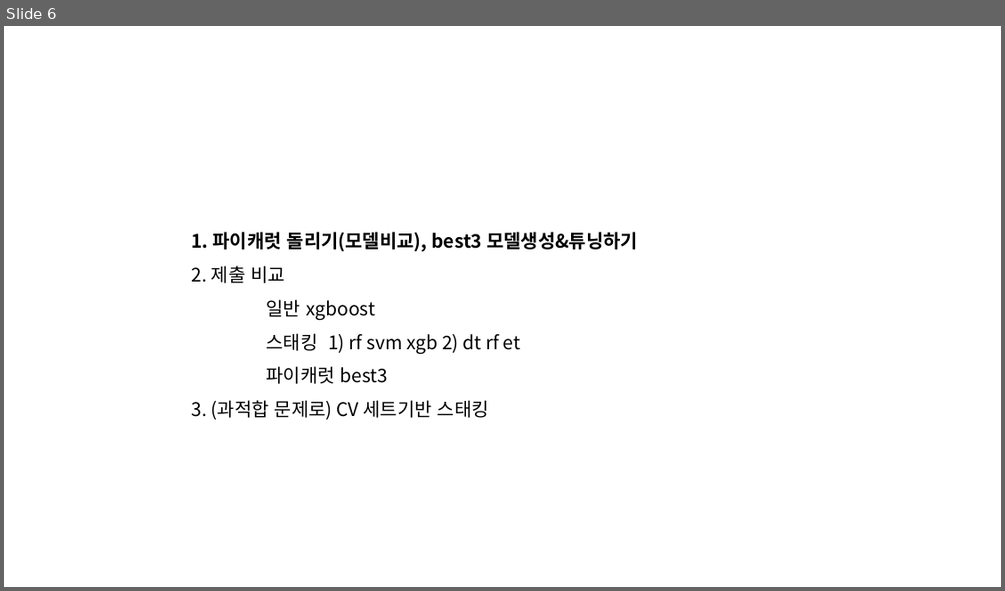
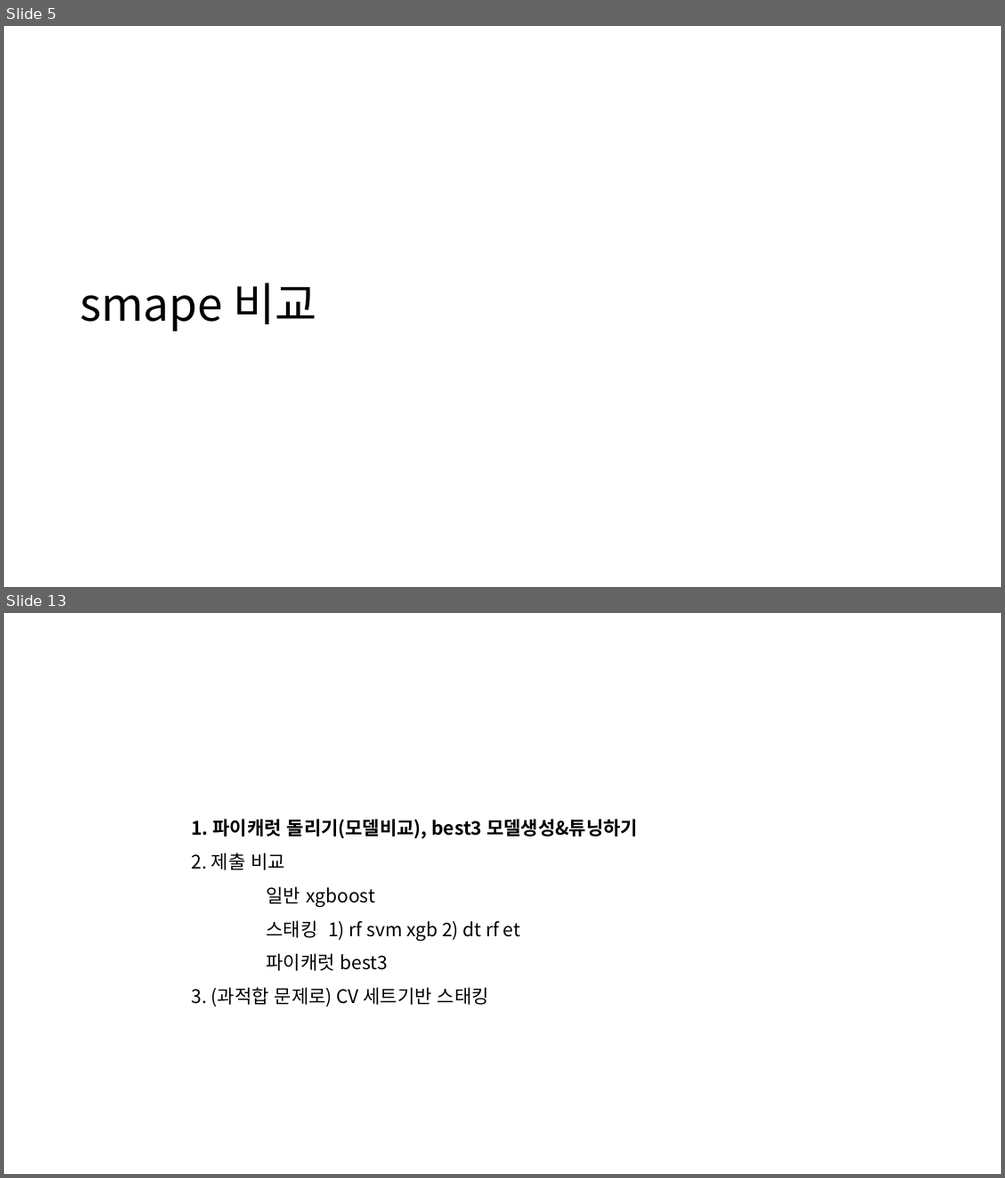
Before and after one commit to 2023dacon/Power-usage-Prediction, a slide deck: 파일/대회.pptx. Shown one above the other, each under a label of ours: slide 6 before the commit, slides 5 and 13 after it; the slides between them are not shown. The pictures are 1005x591 and 1005x1178 pixels, drawn with LibreOffice and Linux fonts; fonts in the diff are those of the drawing. Boxes give left, top, right and bottom in pixels: in the first picture for what was removed or moved away, otherwise in the second. Text is boxed around its words. In the diff, an @@ line names an element or a change of style, - is before the commit and + after.

```diff
--- a/파일/대회.pptx
+++ b/파일/대회.pptx
@@ slide 5 added at (4, 26, 1001, 587), background #FFFFFF @@
@@ title added at (80, 282, 317, 331), 44 pt, text #000000 @@
+smape 비교
@@ what was slide 6 is now slide 13 @@
```
Also in this commit, not shown: 6 slides changed, 8 other slides added, 2 slides removed, 1 other file.
